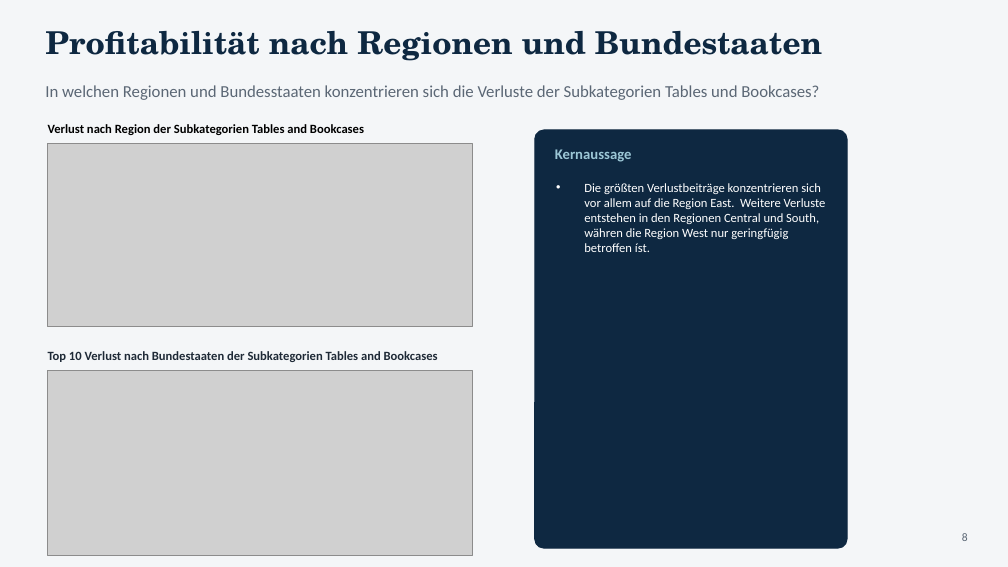
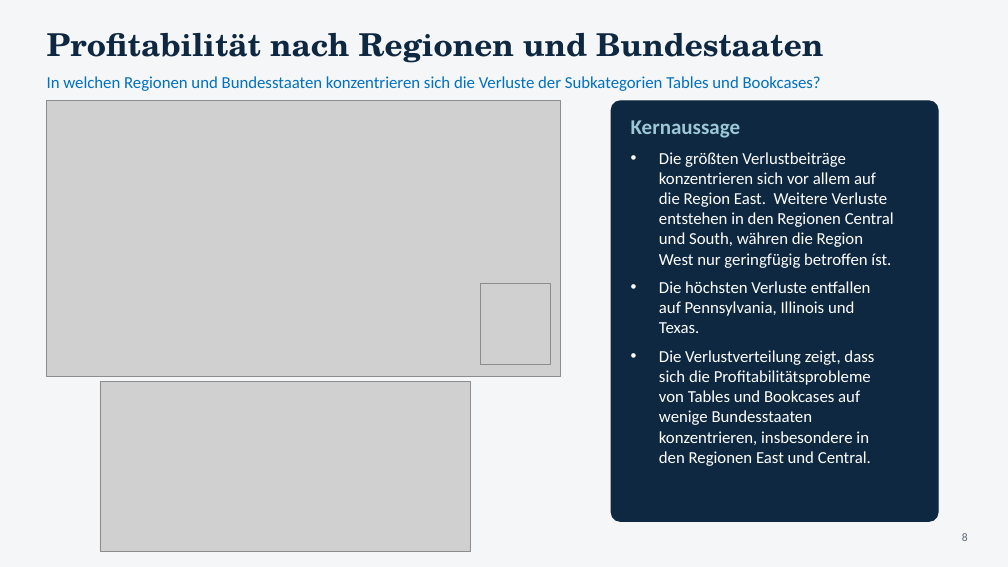
Before and after one commit to Carolyn74/Portfolioprojekt, a slide deck: slide 10 of Power Point/Abschlusspräsentation.pptx (slide 8 before the commit). Drawn at 1008x567 pixels with LibreOffice and Linux fonts; fonts in the diff are those of the drawing; grey boxes stand for pictures. Boxes give left, top, right and bottom in pixels: in the first picture for what was removed or moved away, otherwise in the second. Text is boxed around its words. In the diff, an @@ line names an element or a change of style, - is before the commit and + after.

```diff
--- a/Power Point/Abschlusspräsentation.pptx
+++ b/Power Point/Abschlusspräsentation.pptx
@@ text "In welchen Regionen und Bundesstaaten ...": place and size @@
-text "In welchen Regionen und Bundesstaaten ..." at bbox=[45, 85, 819, 100]
+text "In welchen Regionen und Bundesstaaten ..." at bbox=[47, 76, 821, 91]
@@ text "In welchen Regionen und Bundesstaaten ..." at bbox=[47, 76, 821, 91]: text colour #5B6775 to #0070C0 @@
@@ picture: place and size @@
-picture at bbox=[48, 144, 473, 327]
+picture at bbox=[47, 101, 561, 377]
@@ rounded rectangle: place and size @@
-rounded rectangle at bbox=[535, 130, 847, 548]
+rounded rectangle at bbox=[611, 101, 938, 521]
@@ text "Kernaussage": place and size @@
-text "Kernaussage" at bbox=[555, 149, 632, 162]
+text "Kernaussage" at bbox=[631, 120, 741, 138]
@@ text "Kernaussage" at bbox=[631, 120, 741, 138]: size 14 to 20 pt @@
@@ text removed at bbox=[48, 124, 364, 135] @@
-Verlust nach Region der Subkategorien Tables and Bookcases
@@ text "Die größten Verlustbeiträge konzentrieren sich ...": place and size @@
-text "Die größten Verlustbeiträge konzentrieren sich ..." at bbox=[584, 183, 826, 252]
+text "Die größten Verlustbeiträge konzentrieren sich ..." at bbox=[659, 152, 894, 466]
@@ text at bbox=[659, 152, 894, 268]: size 12 to 16 pt in "Die größten Verlustbeiträge konzentrieren sich vor allem ..." @@
@@ picture added at bbox=[481, 284, 551, 364] @@
@@ text at bbox=[659, 281, 874, 466]: paragraphs added @@
+• Die höchsten Verluste entfallen auf Pennsylvania, Illinois und Texas.
+• Die Verlustverteilung zeigt, dass sich die Profitabilitätsprobleme von Tables und Bookcases auf wenige Bundesstaaten konzentrieren, insbesondere in den Regionen East und Central.
@@ text removed at bbox=[48, 351, 438, 362] @@
-Top 10 Verlust nach Bundestaaten der Subkategorien Tables and Bookcases
@@ picture: place and size @@
-picture at bbox=[48, 371, 473, 556]
+picture at bbox=[100, 381, 470, 551]
```
Also in this commit, not shown: 10 other slides changed, 2 slides added, 28 other files.
